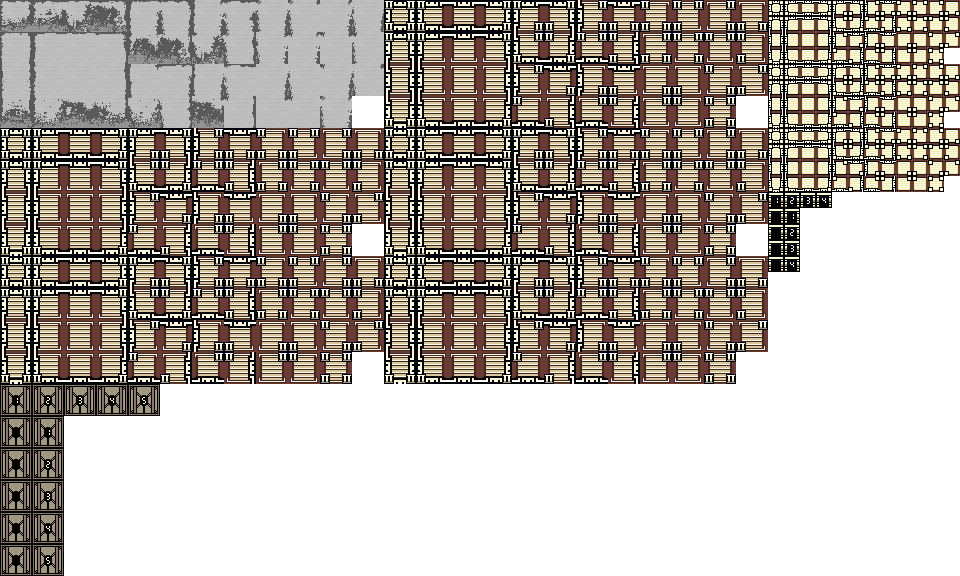
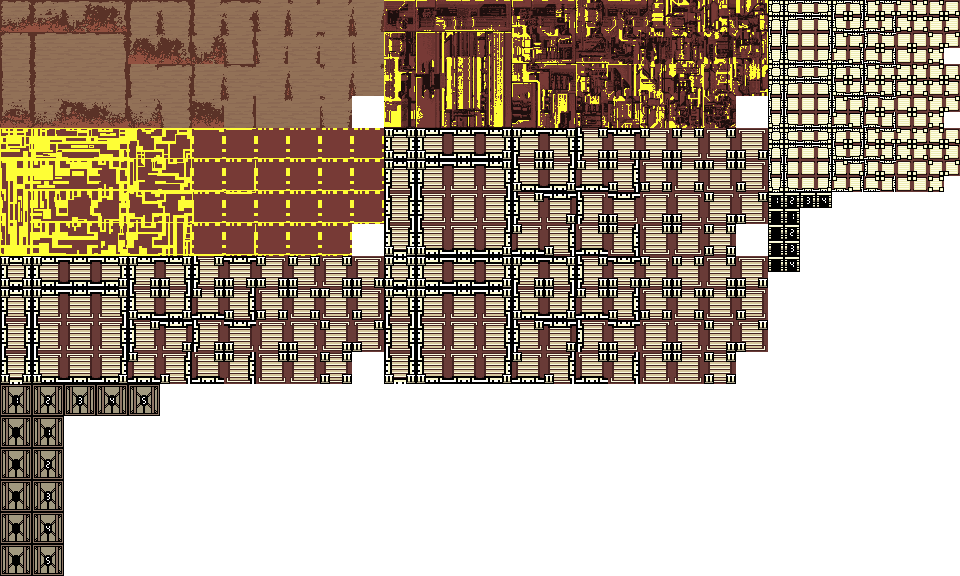
Two versions of the same layered image (960 × 576). Layer-by-layer changes:
painted on "Edges" over [0, 0, 768, 256]
painted on "Base" over [0, 0, 768, 256]
